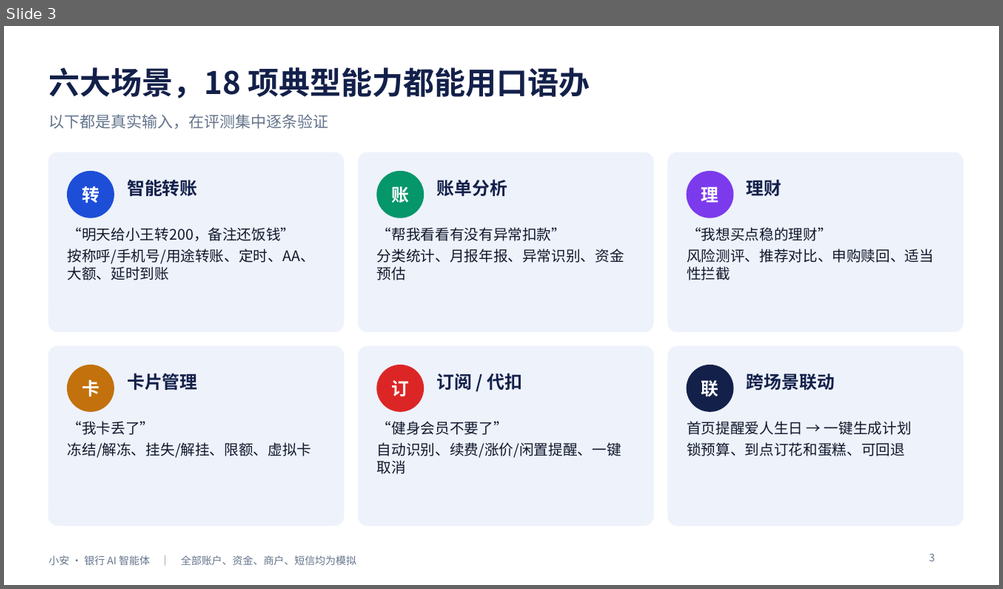
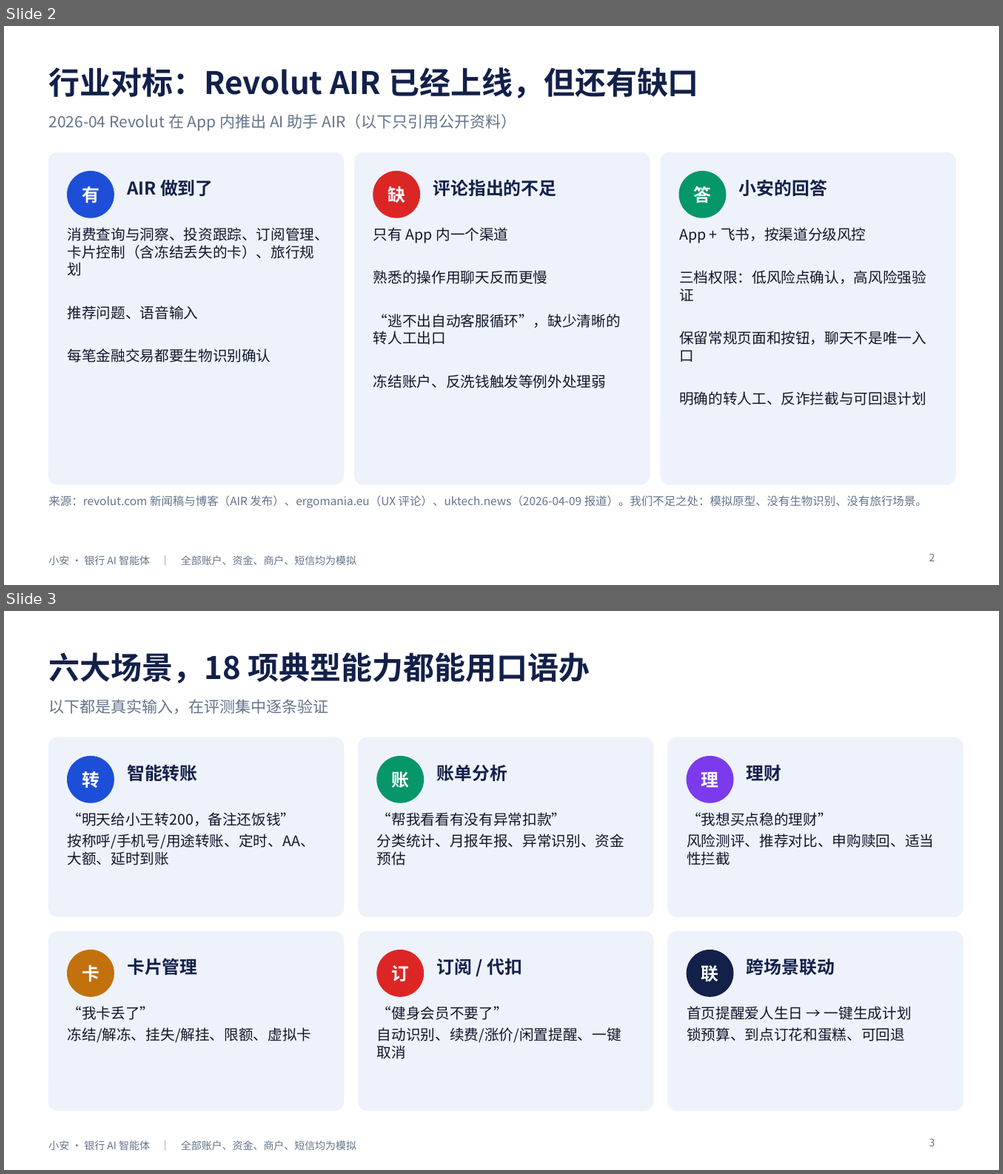
Before and after one commit to HelloHermit/fintechathon, a slide deck: deliverables/答辩PPT.pptx. Shown one above the other, each under a label of ours: slide 3 before the commit, slides 2 and 3 after it. The pictures are 1003x589 and 1003x1174 pixels, drawn with LibreOffice and Linux fonts; fonts in the diff are those of the drawing. Boxes give left, top, right and bottom in pixels: in the first picture for what was removed or moved away, otherwise in the second. Text is boxed around its words. In the diff, an @@ line names an element or a change of style, - is before the commit and + after.

```diff
--- a/deliverables/答辩PPT.pptx
+++ b/deliverables/答辩PPT.pptx
@@ slide 2 added at bbox=[4, 26, 999, 585], background #FFFFFF; not listed: 1 template element that a slide beside it also shows @@
@@ text added at bbox=[48, 67, 699, 99], 30 pt, text #13204A, bold @@
+行业对标：Revolut AIR 已经上线，但还有缺口
@@ text added at bbox=[48, 114, 516, 131], 15 pt, text #64748B @@
+2026-04 Revolut 在 App 内推出 AI 助手 AIR（以下只引用公开资料）
@@ rounded rectangle added at bbox=[48, 153, 344, 485], fill #EEF2FB, outline #EEF2FB 1 pt @@
@@ rounded rectangle added at bbox=[355, 153, 649, 485], fill #EEF2FB, outline #EEF2FB 1 pt @@
@@ rounded rectangle added at bbox=[660, 153, 956, 485], fill #EEF2FB, outline #EEF2FB 1 pt @@
@@ ellipse added at bbox=[68, 172, 114, 218], fill #1D4ED8, outline #1D4ED8 1 pt @@
@@ text added at bbox=[127, 180, 213, 196], 17 pt, text #13204A, bold @@
+AIR 做到了
@@ ellipse added at bbox=[373, 172, 420, 218], fill #DC2626, outline #DC2626 1 pt @@
@@ text added at bbox=[433, 179, 557, 196], 17 pt, text #13204A, bold @@
+评论指出的不足
@@ ellipse added at bbox=[679, 172, 726, 218], fill #059669, outline #059669 1 pt @@
@@ text added at bbox=[739, 179, 827, 196], 17 pt, text #13204A, bold @@
+小安的回答
@@ text added at bbox=[82, 187, 99, 203], 17 pt, text #FFFFFF, bold @@
+有
@@ text added at bbox=[387, 187, 405, 203], 17 pt, text #FFFFFF, bold @@
+缺
@@ text added at bbox=[694, 186, 711, 203], 17 pt, text #FFFFFF, bold @@
+答
@@ text added at bbox=[68, 227, 329, 363], 14 pt, text #0F172A @@
+消费查询与洞察、投资跟踪、订阅管理、卡片控制（含冻结丢失的卡）、旅行规划
+推荐问题、语音输入
+每笔金融交易都要生物识别确认
@@ text added at bbox=[373, 227, 620, 389], 14 pt, text #0F172A @@
+只有 App 内一个渠道
+熟悉的操作用聊天反而更慢
+“逃不出自动客服循环”，缺少清晰的转人工出口
+冻结账户、反洗钱触发等例外处理弱
@@ text added at bbox=[679, 227, 926, 406], 14 pt, text #0F172A @@
+App + 飞书，按渠道分级风控
+三档权限：低风险点确认，高风险强验证
+保留常规页面和按钮，聊天不是唯一入口
+明确的转人工、反诈拦截与可回退计划
@@ text added at bbox=[48, 496, 927, 508], 11 pt, text #64748B @@
+来源：revolut.com 新闻稿与博客（AIR 发布）、ergomania.eu（UX 评论）、uktech.news（2026-04-09 报道）。我们不足之处：模拟原型、没有生物识别、没有旅行场景。
@@ page number added at bbox=[929, 554, 935, 562], 10 pt, text #64748B @@
+2
```
Also in this commit, not shown: 2 slides changed, 1 other slide added, 2 slides removed, 14 other files.
